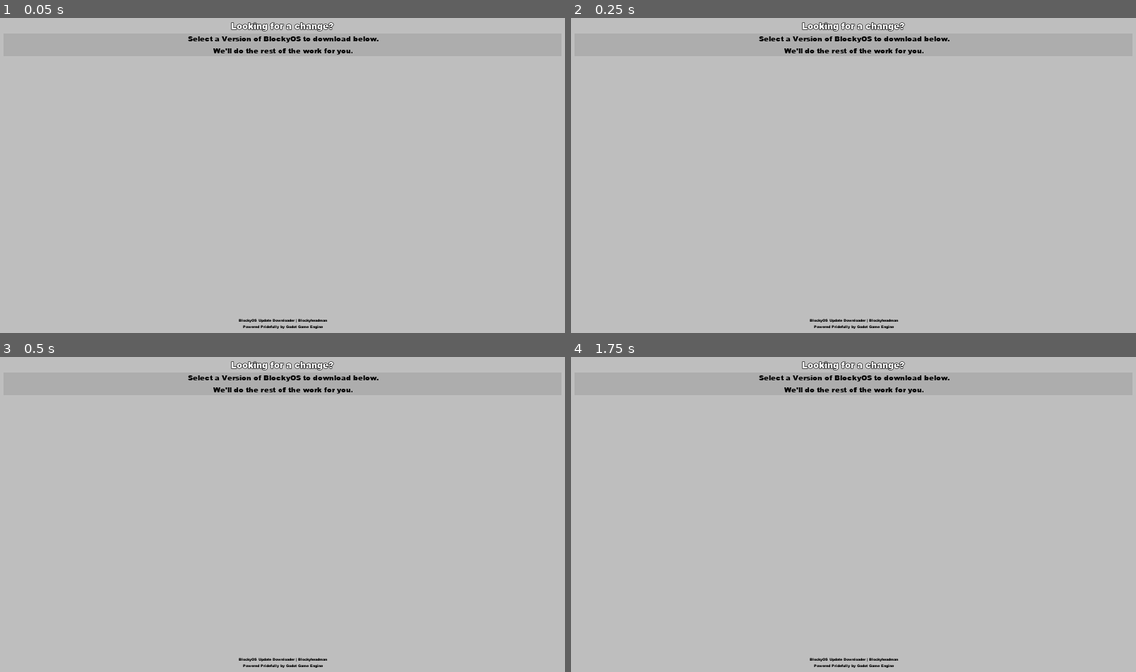
Above: before the commit, frames 1-4 (two rows, left to right).
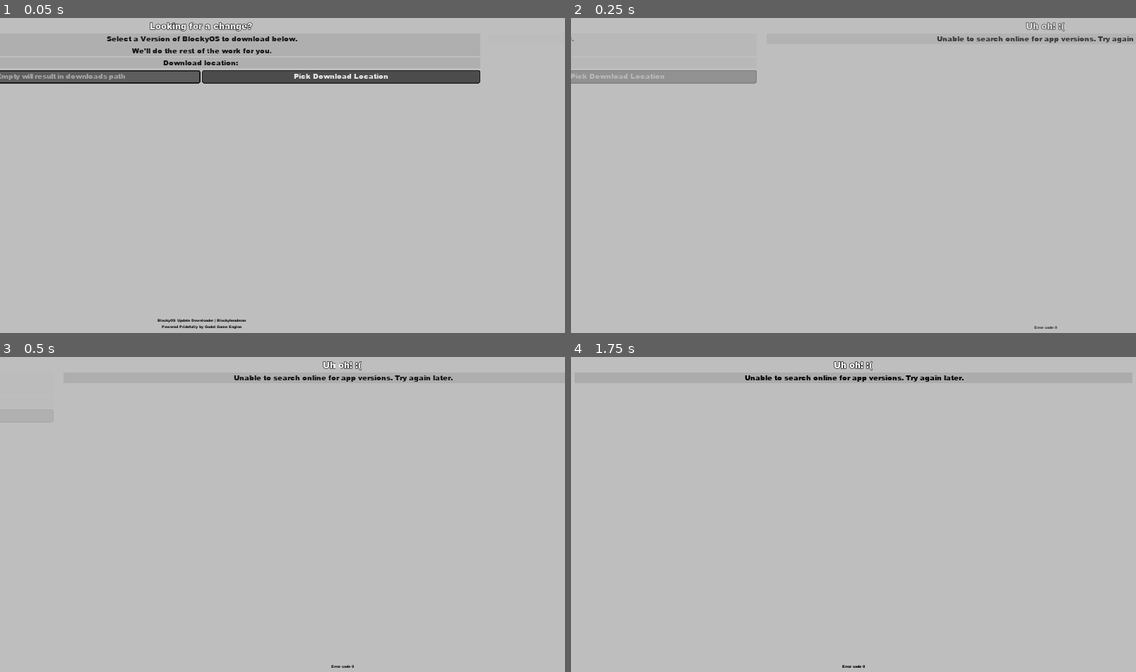
Above: after the commit, the same moments.

Repository: Blockyheadman/BlockyOS
Game: Godot game, scene res://scenes/UpdateDownloader.tscn
The game is run twice, just before and just after one commit, with the same random seed, the same clock (stepped at 60 frames per second) and the same inputs. This scene is started directly instead of the project's main scene.
Inputs (mouse positions are in pixels of both pictures, inside the frame that each line leads up to):
- Up to frame 1 (0.05 s): no input
- Up to frame 2 (0.25 s): no input
- Up to frame 3 (0.5 s): no input
- Up to frame 4 (1.75 s): tap Enter at 0.5 s; move the mouse to (977, 498) at 0.52 s; click (977, 498) at 0.6 s; move the mouse to (740, 530) at 1.27 s; click (740, 530) at 1.35 s

The runs differ from the first frame. In frame 1, 5.5% of the frame differs, in the area x 0-85%, y 1-99%; in frame 2, 2.7%; in frame 3, 1.3%; in frame 4, 1.2%.
Error before the commit: Invalid set index 'text' (on base: 'null instance') with value of type 'String'. (res://scripts/UpdateDownloader.gd:19)

Commit message:
Add files via upload

Diff:
--- a/scenes/AppWindow.tscn
+++ b/scenes/AppWindow.tscn
@@ -11,34 +11,7 @@
 [ext_resource path="res://resources/textures/Maximize_Hover.png" type="Texture" id=9]
 [ext_resource path="res://resources/textures/Maximize_Normal.png" type="Texture" id=10]
 [ext_resource path="res://resources/fonts/ariblk.ttf" type="DynamicFontData" id=11]
-
-[sub_resource type="StyleBoxFlat" id=4]
-bg_color = Color( 1, 1, 1, 1 )
-corner_radius_top_left = 5
-corner_radius_top_right = 5
-corner_radius_bottom_right = 5
-corner_radius_bottom_left = 5
-expand_margin_top = 20.0
-
-[sub_resource type="StyleBoxFlat" id=3]
-bg_color = Color( 1, 1, 1, 1 )
-corner_radius_top_left = 5
-corner_radius_top_right = 5
-corner_radius_bottom_right = 5
-corner_radius_bottom_left = 5
-expand_margin_top = 20.0
-
-[sub_resource type="StyleBoxFlat" id=1]
-bg_color = Color( 1, 1, 1, 1 )
-corner_radius_top_left = 5
-corner_radius_top_right = 5
-expand_margin_top = 20.0
-
-[sub_resource type="Theme" id=2]
-Panel/styles/panel = SubResource( 4 )
-PopupPanel/styles/panel = SubResource( 3 )
-WindowDialog/colors/title_color = Color( 0, 0, 0, 1 )
-WindowDialog/styles/panel = SubResource( 1 )
+[ext_resource path="res://resources/presets/AppWindow.tres" type="Theme" id=12]
 
 [sub_resource type="DynamicFont" id=5]
 size = 12
@@ -61,7 +34,7 @@
 margin_right = 272.0
 margin_bottom = 160.0
 rect_pivot_offset = Vector2( 272, 160 )
-theme = SubResource( 2 )
+theme = ExtResource( 12 )
 window_title = "App Name"
 resizable = true
 script = ExtResource( 1 )
--- a/scenes/UpdateDownloader.tscn
+++ b/scenes/UpdateDownloader.tscn
@@ -1,8 +1,11 @@
-[gd_scene load_steps=8 format=2]
+[gd_scene load_steps=12 format=2]
 
 [ext_resource path="res://scripts/UpdateDownloader.gd" type="Script" id=1]
 [ext_resource path="res://resources/fonts/ariblk.ttf" type="DynamicFontData" id=2]
 [ext_resource path="res://resources/textures/loading.png" type="Texture" id=3]
+[ext_resource path="res://resources/presets/StartMenuButton.tres" type="Theme" id=4]
+[ext_resource path="res://resources/presets/LineEdit.tres" type="Theme" id=5]
+[ext_resource path="res://resources/presets/FileDialog.tres" type="Theme" id=6]
 
 [sub_resource type="DynamicFont" id=5]
 size = 20
@@ -13,7 +16,10 @@
 font_data = ExtResource( 2 )
 
 [sub_resource type="StyleBoxFlat" id=7]
-bg_color = Color( 0.679688, 0.679688, 0.679688, 1 )
+bg_color = Color( 0.678431, 0.678431, 0.678431, 1 )
+
+[sub_resource type="StyleBoxFlat" id=8]
+bg_color = Color( 0.678431, 0.678431, 0.678431, 1 )
 
 [sub_resource type="DynamicFont" id=1]
 size = 8
@@ -81,10 +87,47 @@
 align = 1
 autowrap = true
 
+[node name="VBoxContainer" type="VBoxContainer" parent="VersionSelector/VBoxContainer/ScrollContainer/VBoxContainer"]
+margin_top = 87.0
+margin_right = 1264.0
+margin_bottom = 143.0
+
+[node name="DLLLabel" type="Label" parent="VersionSelector/VBoxContainer/ScrollContainer/VBoxContainer/VBoxContainer"]
+margin_right = 1264.0
+margin_bottom = 23.0
+size_flags_horizontal = 7
+custom_colors/font_color = Color( 0, 0, 0, 1 )
+custom_styles/normal = SubResource( 8 )
+text = "Download location: "
+align = 1
+
+[node name="DLLLoc" type="HBoxContainer" parent="VersionSelector/VBoxContainer/ScrollContainer/VBoxContainer/VBoxContainer"]
+margin_top = 27.0
+margin_right = 1264.0
+margin_bottom = 56.0
+
+[node name="DLLEdit" type="LineEdit" parent="VersionSelector/VBoxContainer/ScrollContainer/VBoxContainer/VBoxContainer/DLLLoc"]
+margin_right = 630.0
+margin_bottom = 29.0
+size_flags_horizontal = 3
+theme = ExtResource( 5 )
+text = "[OS Downloads Page]"
+align = 1
+placeholder_text = "Empty will result in downloads path"
+caret_blink = true
+
+[node name="PickLoc" type="Button" parent="VersionSelector/VBoxContainer/ScrollContainer/VBoxContainer/VBoxContainer/DLLLoc"]
+margin_left = 634.0
+margin_right = 1264.0
+margin_bottom = 29.0
+size_flags_horizontal = 3
+theme = ExtResource( 4 )
+text = "Pick Download Location"
+
 [node name="MainContainer" type="CenterContainer" parent="VersionSelector/VBoxContainer/ScrollContainer/VBoxContainer"]
-margin_top = 87.0
-margin_right = 1264.0
-margin_bottom = 87.0
+margin_top = 147.0
+margin_right = 1264.0
+margin_bottom = 147.0
 size_flags_horizontal = 3
 
 [node name="VBoxContainer" type="VBoxContainer" parent="VersionSelector/VBoxContainer/ScrollContainer/VBoxContainer/MainContainer"]
@@ -244,7 +287,20 @@
 align = 1
 autowrap = true
 
+[node name="DownloadLoc" type="FileDialog" parent="."]
+anchor_left = 0.275
+anchor_top = 0.25
+anchor_right = 0.725
+anchor_bottom = 0.75
+margin_bottom = -6.10352e-05
+theme = ExtResource( 6 )
+window_title = "Open a Directory"
+mode = 2
+access = 2
+
 [node name="FileChecker" type="HTTPRequest" parent="."]
 timeout = 20.0
 
+[connection signal="pressed" from="VersionSelector/VBoxContainer/ScrollContainer/VBoxContainer/VBoxContainer/DLLLoc/PickLoc" to="." method="_on_PickLoc_pressed"]
+[connection signal="dir_selected" from="DownloadLoc" to="." method="_on_DownloadLoc_dir_selected"]
 [connection signal="request_completed" from="FileChecker" to="." method="_on_FileChecker_request_completed"]
Not shown: 1 places in scenes/AppWindow.tscn that only renumber resources
